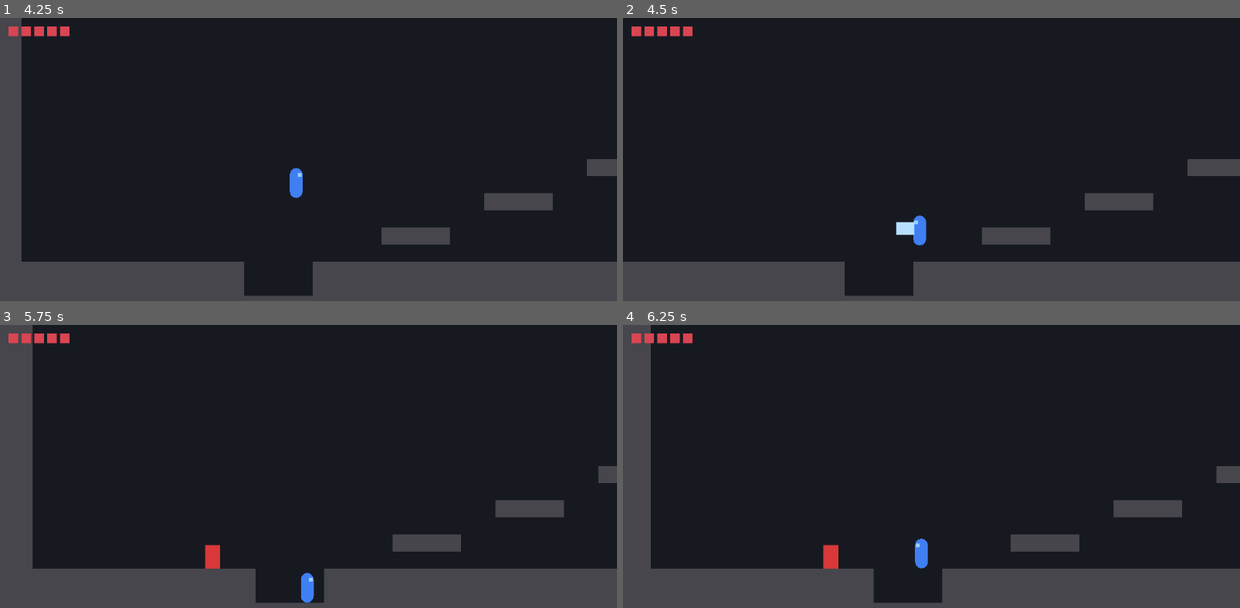
Above: before the commit, frames 1-4 (two rows, left to right).
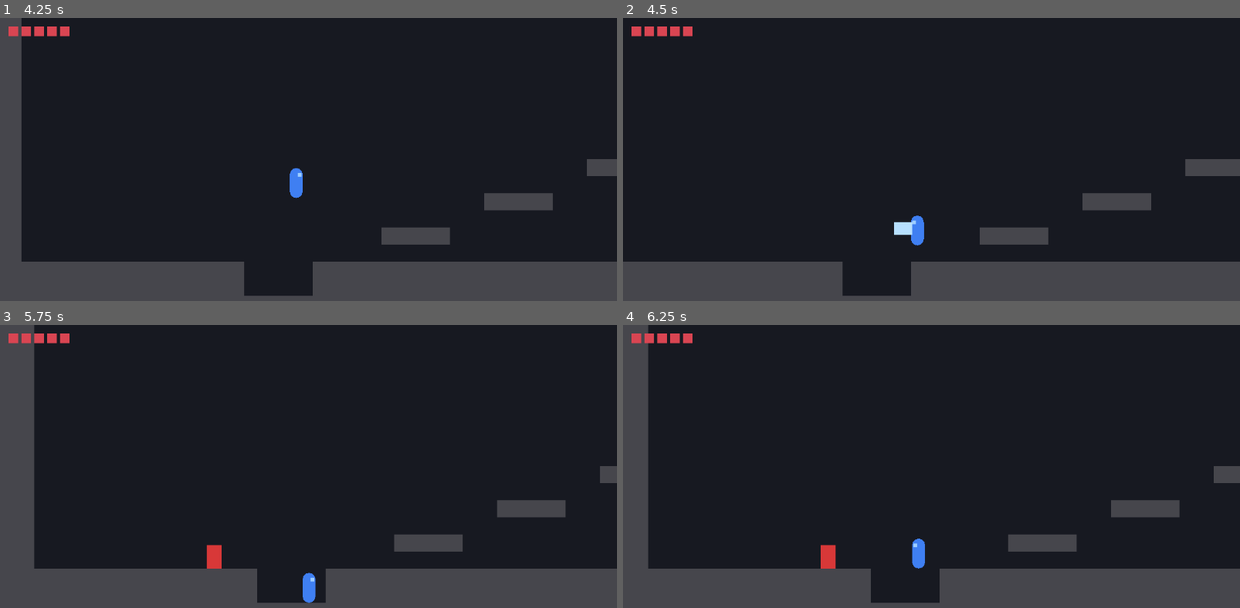
Above: after the commit, the same moments.

Repository: amin8448/rostam_haft_khan
Game: Godot game, scene res://scenes/world/main.tscn
The game is run twice, just before and just after one commit, with the same random seed, the same clock (stepped at 60 frames per second) and the same inputs.
Inputs:
- Up to frame 1 (4.25 s): tap Enter at 0.5 s; hold Right (move_right) 0.53-2.03 s; tap Z (attack) every 0.75 s from 0.6 to 3.6 s; tap Space (jump) at 0.77, 1.52, 3.02, 3.77 s; hold Left (move_left) 2.03-2.78 s; hold Right (move_right) from 2.78 s (still down)
- Up to frame 2 (4.5 s): release Right (move_right) at 4.28 s; hold Left (move_left) from 4.28 s (still down); tap Z (attack) at 4.35 s
- Up to frame 3 (5.75 s): tap Space (jump) at 4.52 s; release Left (move_left) at 5.03 s; hold Right (move_right) from 5.03 s (still down); tap Z (attack) at 5.1 s
- Up to frame 4 (6.25 s): release Right (move_right) at 5.78 s; hold Left (move_left) from 5.78 s (still down); tap Z (attack) at 5.85 s; tap Space (jump) at 6.02 s

Frame 1 is identical in both runs. In frame 2, 0.3% of the frame differs, in the area x 35-92%, y 49-99%; in frame 3, 0.5%; in frame 4, 0.7%, in the area x 4-97%, y 0-99%.

Commit message:
Stop stick rebound flipping Rostam's facing
Releasing or reversing the left stick lets it rebound past centre for a frame or
two, which cleared the old 0.1 facing threshold and span Rostam round mid-run.

Facing now needs the input to clear facing_threshold (0.5) and to hold the new
direction for facing_hold_ticks (3) consecutive physics ticks. Movement and
acceleration still read the full analog value, so a gentle push still walks him
slowly; only the direction he faces is debounced. The hold counter is cleared in
respawn() along with the rest of the per-life state.

The camera needs no change: GameCamera._facing() reads get_facing(), which
returns the debounced field and never touches raw input, so the look-ahead
inherits the fix. Adding a second threshold there would debounce it twice.

Measured: a one-tick -0.3 nudge leaves facing alone, a sustained -1.0 turns him
in 3 ticks (50 ms).

Two things worth knowing. The threshold alone stops any rebound weaker than 0.5,
so facing_hold_ticks only earns its keep against a rebound that overshoots that
far; dropping it to 1 or 2 would cut the turn latency if 50 ms reads as sluggish
on keyboard, where input is always +/-1.0 and the debounce is pure cost. And
between 0.1 and 0.5 of stick, Rostam now walks without turning to face it.

The facing phase of test_ledge_and_buffer also had a full-strength move_left
pressed by the preceding phase, which turned him before the rebound check ran.
It starts from a clean stick now.

Co-Authored-By: Claude Opus 5 <noreply@anthropic.com>

Diff:
--- a/scripts/player/rostam.gd
+++ b/scripts/player/rostam.gd
@@ -17,6 +17,13 @@
 @export var time_to_max_speed: float = 0.1
 ## Seconds to come to a full stop once input is released.
 @export var time_to_stop: float = 0.08
+## A stick released or reversed rebounds past centre for a frame or two. Facing
+## ignores anything weaker than this, so the rebound cannot spin Rostam round.
+## Movement and acceleration still use the full analog value.
+@export var facing_threshold: float = 0.5
+## Consecutive physics ticks the input must hold a new direction before facing
+## follows it. Catches a rebound strong enough to clear facing_threshold.
+@export var facing_hold_ticks: int = 3
 
 @export_group("Jump")
 @export var jump_velocity: float = 640.0
@@ -86,6 +93,8 @@
 var _invuln_timer: float = 0.0
 var _control_timer: float = 0.0
 var _flicker_timer: float = 0.0
+var _facing_candidate: int = 0
+var _facing_hold: int = 0
 
 @onready var _visuals: Node2D = $Visuals
 @onready var _sword: Hitbox = $Visuals/SwordHitbox
@@ -216,6 +225,8 @@
 	_step_remaining = 0.0
 	_attack_buffered = false
 	_air_attack_used = false
+	_facing_candidate = 0
+	_facing_hold = 0
 
 	_sword.deactivate()
 	_visuals.visible = true
@@ -371,10 +382,29 @@
 
 
 func _update_facing(input_x: float) -> void:
-	if absf(input_x) < 0.1:
-		return
-	facing = 1 if input_x > 0.0 else -1
+	if absf(input_x) < facing_threshold:
+		_facing_candidate = 0
+		_facing_hold = 0
+		return
+
+	var wanted: int = 1 if input_x > 0.0 else -1
+	if wanted == facing:
+		_facing_candidate = 0
+		_facing_hold = 0
+		return
+
+	if wanted != _facing_candidate:
+		_facing_candidate = wanted
+		_facing_hold = 1
+	else:
+		_facing_hold += 1
+
+	if _facing_hold < facing_hold_ticks:
+		return
+	facing = wanted
 	_visuals.scale.x = float(facing)
+	_facing_candidate = 0
+	_facing_hold = 0
 
 
 func _update_state(input_x: float) -> void:
--- a/tests/test_ledge_and_buffer.gd
+++ b/tests/test_ledge_and_buffer.gd
@@ -11,6 +11,9 @@
 ##                                         variable-height cut must not apply
 ##   facing after Left            -1
 ##   Visuals.scale.x              -1
+##   a one-tick -0.3 nudge        no flip: that is stick rebound past centre,
+##                                not a turn, and it sits under facing_threshold
+##   a sustained -1.0             flips within 4 ticks
 ##
 ## The ledge is the left lip of the pit at col 15, world x 480.
 ## Note: release an action once, not every tick. Calling Input.action_release
@@ -39,6 +42,9 @@
 var _pressed_buffer: bool = false
 var _coyote_peak: float = 0.0
 var _buffer_peak: float = 0.0
+var _facing_start: int = -1
+var _left_press_tick: int = -1
+var _flip_tick: int = -1
 
 
 func _initialize() -> void:
@@ -92,15 +98,43 @@
 			if _tick > _land_tick + 10:
 				_failures += 0 if Support.near("buffered jump on landing", _buffer_peak, -640.0, "px/s") else 1
 				_failures += 0 if Support.exact("airborne after landing", not _player.is_on_floor(), true) else 1
-				Input.action_press("move_left")
+				# No input pressed here: the facing phase needs to start from a
+				# clean stick, or the rebound check is measuring a real turn.
 				_phase = Phase.FACING
 		Phase.FACING:
-			if _player.get_facing() == -1 or _tick > _land_tick + 40:
-				_failures += 0 if Support.exact("facing after Left", _player.get_facing(), -1) else 1
-				_failures += 0 if Support.near("Visuals.scale.x", _visuals.scale.x, -1.0, "") else 1
-				Input.action_release("move_left")
-				_phase = Phase.DONE
+			_run_facing()
 		Phase.DONE:
 			quit(Support.report("test_ledge_and_buffer", _failures))
 			return true
 	return false
+
+
+## Facing has to ignore a stick that rebounds past centre on release or reversal
+## without becoming sluggish about a real turn, so both halves are checked here.
+func _run_facing() -> void:
+	if _facing_start < 0:
+		_facing_start = _tick
+		_failures += 0 if Support.exact("facing right before the test",
+				_player.get_facing(), 1) else 1
+
+	var at: int = _tick - _facing_start
+	if at == 2:
+		# One tick at -0.3: weaker than facing_threshold, so it is rebound.
+		Input.action_press("move_left", 0.3)
+	elif at == 3:
+		Input.action_release("move_left")
+	elif at == 10:
+		_failures += 0 if Support.exact("rebound of -0.3 does not flip",
+				_player.get_facing(), 1) else 1
+		Input.action_press("move_left")
+		_left_press_tick = _tick
+	elif at > 10 and _flip_tick < 0 and _player.get_facing() == -1:
+		_flip_tick = _tick
+	elif at == 24:
+		_failures += 0 if Support.exact("sustained -1.0 flips facing",
+				_player.get_facing(), -1) else 1
+		var ticks: float = float(_flip_tick - _left_press_tick) if _flip_tick > 0 else 99.0
+		_failures += 0 if Support.at_most("ticks to flip", ticks, 4.0, "tk") else 1
+		_failures += 0 if Support.near("Visuals.scale.x", _visuals.scale.x, -1.0, "") else 1
+		Input.action_release("move_left")
+		_phase = Phase.DONE
--- a/tests/test_support.gd
+++ b/tests/test_support.gd
@@ -36,6 +36,14 @@
 	return ok
 
 
+## For a limit rather than a target: "no more than this". Prints the measured
+## number, which a plain boolean check would throw away.
+static func at_most(label: String, measured: float, limit: float, unit: String = "px") -> bool:
+	var ok: bool = measured <= limit
+	print("%s  %-28s measured %9.2f %-4s limit   %9.2f" % [_mark(ok), label, measured, unit, limit])
+	return ok
+
+
 ## For values that must match outright, such as a facing direction or a state.
 static func exact(label: String, measured: Variant, target: Variant) -> bool:
 	var ok: bool = measured == target
